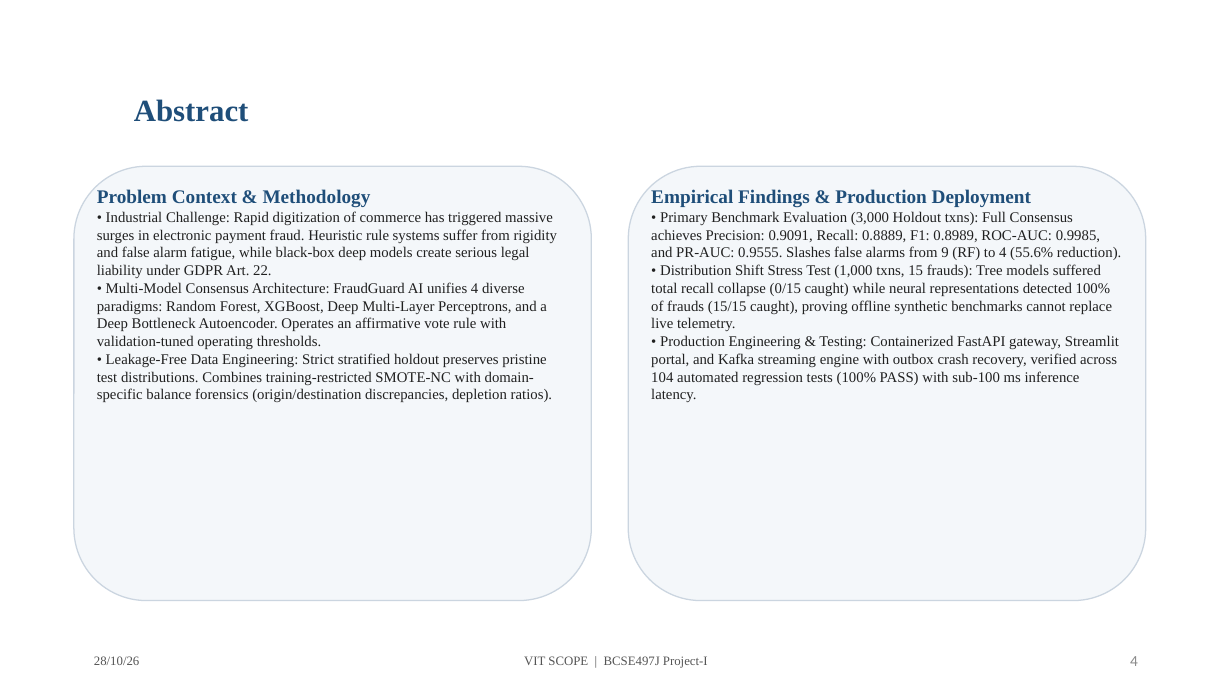
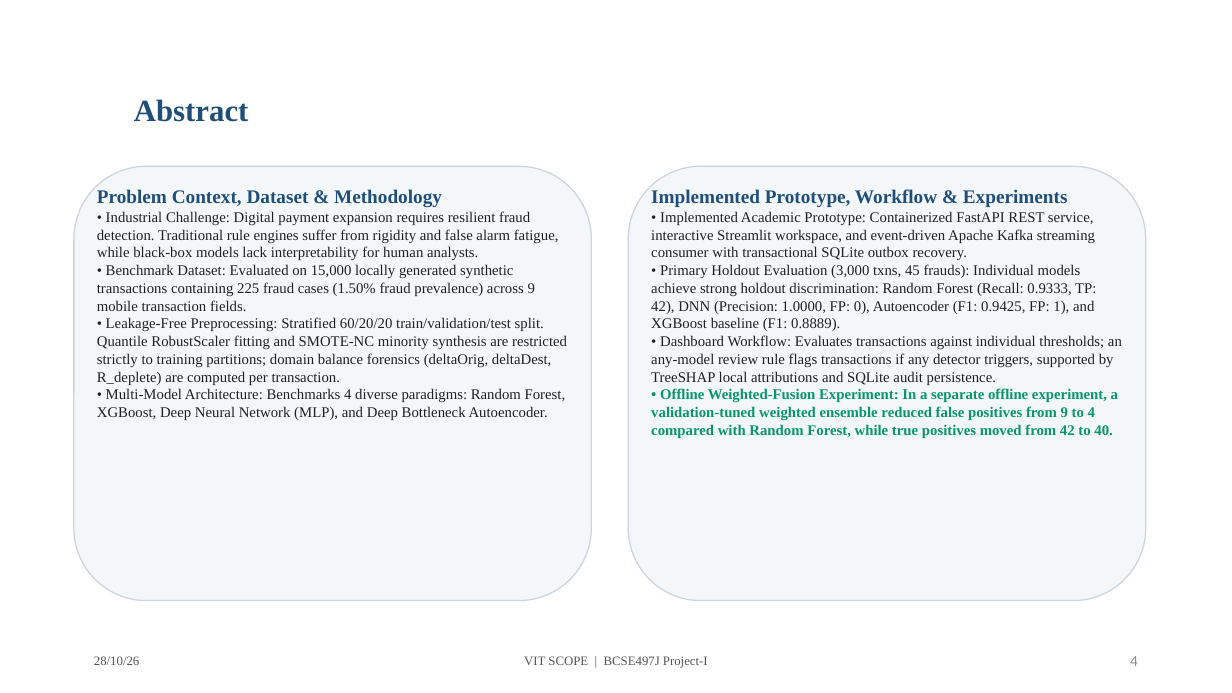
Before and after one commit to animeshlabh57-rgb/AI-Based-Financial-Fraud-Detection-System, a slide deck: slide 4 of docs/Review 3- 28-10- 2026 (1).pptx. Drawn at 1232x693 pixels with LibreOffice and Linux fonts; fonts in the diff are those of the drawing. Boxes give left, top, right and bottom in pixels: in the first picture for what was removed or moved away, otherwise in the second. Text is boxed around its words. In the diff, an @@ line names an element or a change of style, - is before the commit and + after.

Commit message:
Align Review 3 presentation with downloaded repository code and audit guidelines

```diff
--- a/docs/Review 3- 28-10- 2026 (1).pptx
+++ b/docs/Review 3- 28-10- 2026 (1).pptx
@@ text at (x1=97, y1=189, x2=567, y2=420): text changed @@
-Problem Context & Methodology
-• Industrial Challenge: Rapid digitization of commerce has triggered massive surges in electronic payment fraud. Heuristic rule systems suffer from rigidity and false alarm fatigue, while black-box deep models create serious legal liability under GDPR Art. 22.
-• Multi-Model Consensus Architecture: FraudGuard AI unifies 4 diverse paradigms: Random Forest, XGBoost, Deep Multi-Layer Perceptrons, and a Deep Bottleneck Autoencoder. Operates an affirmative vote rule with validation-tuned operating thresholds.
-• Leakage-Free Data Engineering: Strict stratified holdout preserves pristine test distributions. Combines training-restricted SMOTE-NC with domain-specific balance forensics (origin/destination discrepancies, depletion ratios).
+Problem Context, Dataset & Methodology
+• Industrial Challenge: Digital payment expansion requires resilient fraud detection. Traditional rule engines suffer from rigidity and false alarm fatigue, while black-box models lack interpretability for human analysts.
+• Benchmark Dataset: Evaluated on 15,000 locally generated synthetic transactions containing 225 fraud cases (1.50% fraud prevalence) across 9 mobile transaction fields.
+• Leakage-Free Preprocessing: Stratified 60/20/20 train/validation/test split. Quantile RobustScaler fitting and SMOTE-NC minority synthesis are restricted strictly to training partitions; domain balance forensics (deltaOrig, deltaDest, R_deplete) are computed per transaction.
+• Multi-Model Architecture: Benchmarks 4 diverse paradigms: Random Forest, XGBoost, Deep Neural Network (MLP), and Deep Bottleneck Autoencoder.
@@ text at (x1=651, y1=189, x2=1122, y2=438): text changed @@
-Empirical Findings & Production Deployment
-• Primary Benchmark Evaluation (3,000 Holdout txns): Full Consensus achieves Precision: 0.9091, Recall: 0.8889, F1: 0.8989, ROC-AUC: 0.9985, and PR-AUC: 0.9555. Slashes false alarms from 9 (RF) to 4 (55.6% reduction).
-• Distribution Shift Stress Test (1,000 txns, 15 frauds): Tree models suffered total recall collapse (0/15 caught) while neural representations detected 100% of frauds (15/15 caught), proving offline synthetic benchmarks cannot replace live telemetry.
-• Production Engineering & Testing: Containerized FastAPI gateway, Streamlit portal, and Kafka streaming engine with outbox crash recovery, verified across 104 automated regression tests (100% PASS) with sub-100 ms inference latency.
+Implemented Prototype, Workflow & Experiments
+• Implemented Academic Prototype: Containerized FastAPI REST service, interactive Streamlit workspace, and event-driven Apache Kafka streaming consumer with transactional SQLite outbox recovery.
+• Primary Holdout Evaluation (3,000 txns, 45 frauds): Individual models achieve strong holdout discrimination: Random Forest (Recall: 0.9333, TP: 42), DNN (Precision: 1.0000, FP: 0), Autoencoder (F1: 0.9425, FP: 1), and XGBoost baseline (F1: 0.8889).
+• Dashboard Workflow: Evaluates transactions against individual thresholds; an any-model review rule flags transactions if any detector triggers, supported by TreeSHAP local attributions and SQLite audit persistence.
+• Offline Weighted-Fusion Experiment: In a separate offline experiment, a validation-tuned weighted ensemble reduced false positives from 9 to 4 compared with Random Forest, while true positives moved from 42 to 40.
```
Also in this commit, not shown: 13 other slides changed, 4 slides added, 5 other files.
